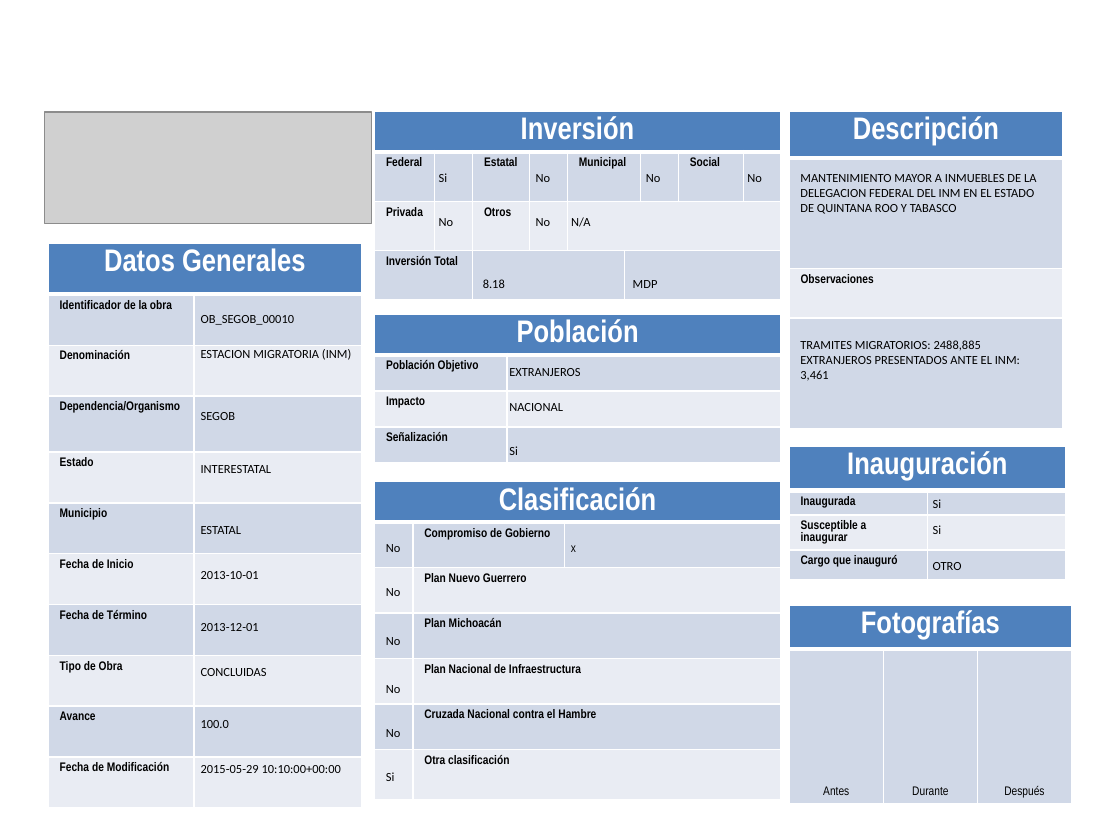
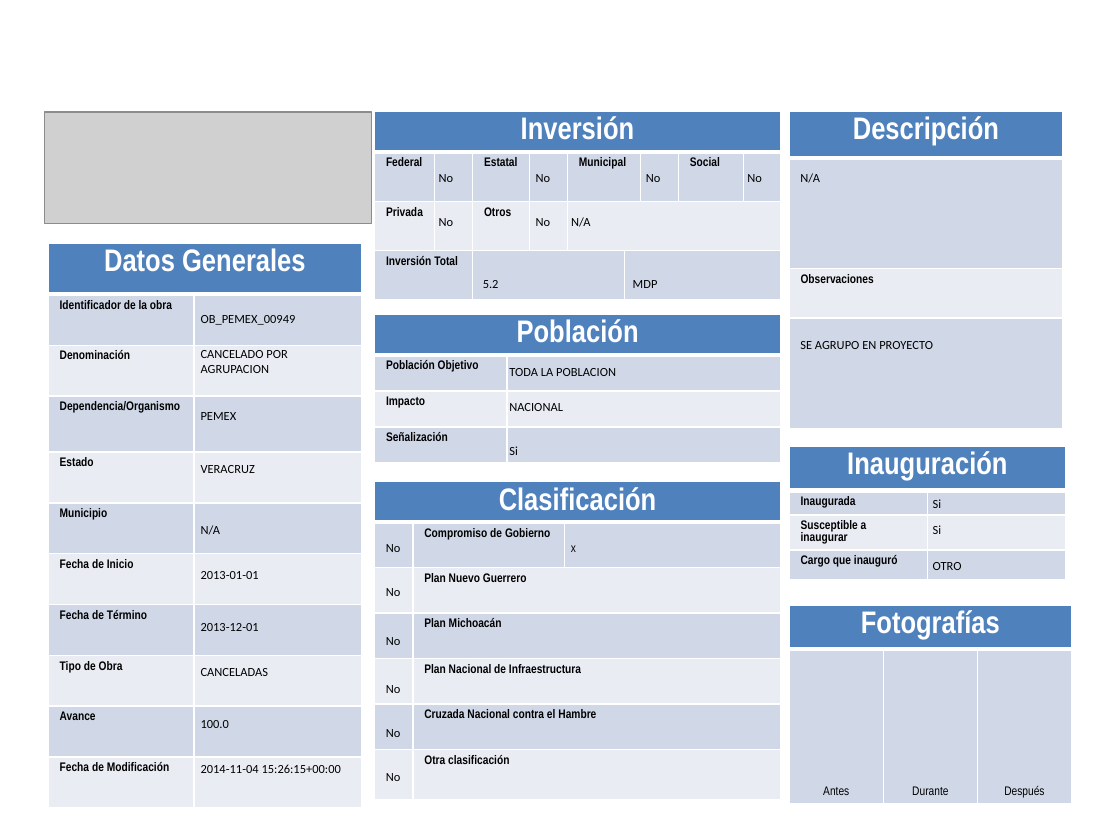
Before and after one commit to fpedro23/djangoObras, a slide deck: slide 1 of obras/static/ppt/ppt-generados/FichaTecnicaObras_1.pptx. Drawn at 1120x840 pixels with LibreOffice and Linux fonts; fonts in the diff are those of the drawing; grey boxes stand for pictures; background and template pictures are left out. Boxes give left, top, right and bottom in pixels: in the first picture for what was removed or moved away, otherwise in the second. Text is boxed around its words. In the diff, an @@ line names an element or a change of style, - is before the commit and + after.

```diff
--- a/obras/static/ppt/ppt-generados/FichaTecnicaObras_1.pptx
+++ b/obras/static/ppt/ppt-generados/FichaTecnicaObras_1.pptx
@@ text at box(439, 174, 454, 182): text changed @@
-Si
+No
@@ text at box(800, 173, 820, 183): text changed @@
-MANTENIMIENTO MAYOR A INMUEBLES DE LA DELEGACION FEDERAL DEL INM EN EL ESTADO DE QUINTANA ROO Y TABASCO
+N/A
@@ text at box(483, 280, 499, 288): text changed @@
-8.18
+5.2
@@ text at box(201, 315, 296, 325): text changed @@
-OB_SEGOB_00010
+OB_PEMEX_00949
@@ text at box(201, 350, 287, 373): text changed @@
-ESTACION MIGRATORIA (INM)
+CANCELADO POR AGRUPACION
@@ text at box(800, 341, 933, 349): text changed @@
-TRAMITES MIGRATORIOS: 2488,885 EXTRANJEROS PRESENTADOS ANTE EL INM: 3,461
+SE AGRUPO EN PROYECTO
@@ text at box(509, 368, 616, 376): text changed @@
-EXTRANJEROS
+TODA LA POBLACION
@@ text at box(201, 412, 237, 420): text changed @@
-SEGOB
+PEMEX
@@ text at box(201, 465, 255, 473): text changed @@
-INTERESTATAL
+VERACRUZ
@@ text at box(201, 525, 221, 535): text changed @@
-ESTATAL
+N/A
@@ text at box(201, 571, 259, 579): text changed @@
-2013-10-01
+2013-01-01
@@ text at box(201, 668, 269, 676): text changed @@
-CONCLUIDAS
+CANCELADAS
@@ text at box(201, 764, 341, 773): text changed @@
-2015-05-29 10:10:00+00:00
+2014-11-04 15:26:15+00:00
@@ text at box(386, 773, 401, 781): text changed @@
-Si
+No
```
Also in this commit, not shown: 8 other files.
